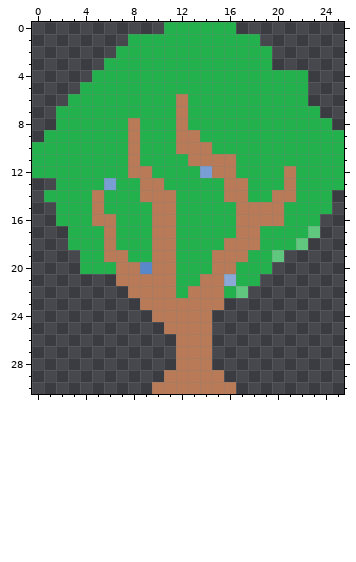
Two states of a pixel-art sprite, assets/img/tree.png. Above is the file before it was changed.
The file is 26x31 pixels. Colours within 5 levels of each other are drawn and written as one.
And afterwards:
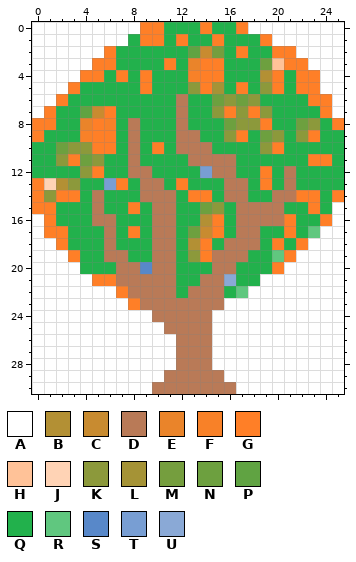
Palette (. is transparent): A #ffffff  B #b39034  C #c88b30  D #b97a57  E #ea842a  F #f88128  G #ff7f27  H #ffc298  J #ffd3b5  K #8c993b  L #a59336  M #759e3e  N #6da03f  P #60a342  Q #22b14c  R #60c77f  S #5888c9  T #789ed3  U #8aa9d6
Change:
There is now colour A in row 0 at x 0 to 8 and 18 to 25; in row 1 at x 0 to 7 and 20 to 25; in row 2 at x 0 to 5 and 22 to 25; in row 3 at x 0 to 4 and 23 to 25; in row 4 at x 0 to 3 and 24 to 25; in row 5 at x 0 to 2 and 24 to 25.
There is now colour A in row 6 at x 0 to 1 and 25; in row 7 at x 0 and 25; in row 15 at x 25; in row 16 at x 0 and 25; in row 17 at x 0 and 24 to 25; in row 18 at x 0 to 1 and 23 to 25.
There is now colour A in row 19 at x 0 to 2 and 22 to 25; in row 20 at x 0 to 3 and 21 to 25; in row 21 at x 0 to 4 and 19 to 25; in row 22 at x 0 to 6 and 18 to 25; in row 23 at x 0 to 7 and 16 to 25; in row 24 at x 0 to 9 and 15 to 25.
There is now colour A in row 25 at x 0 to 10 and 15 to 25; in rows 26 to 28 at x 0 to 11 and 15 to 25; in row 29 at x 0 to 10 and 16 to 25; in row 30 at x 0 to 9 and 17 to 25.
The edit turns colour Q into colour B in row 4 at x 19; in row 13 at x 2; in row 16 at x 14; in row 18 at x 13.
The edit turns colour Q into colour C in row 2 at x 14; in row 7 at x 5; in row 17 at x 14.
The edit turns colour Q into colour E in row 3 at x 13; in row 8 at x 4.
The edit turns colour Q into colour F in row 4 at x 13; in row 8 at x 6; in row 9 at x 4.
There is now colour G in row 0 at x 9 to 10 and 17; in row 1 at x 19; in row 2 at x 6 and 20 to 21; in row 3 at x 5 and 21 to 22; in row 4 at x 4 and 23; in row 5 at x 3 and 23.
There is now colour G in row 6 at x 2 and 23 to 24; in row 7 at x 1 and 24; in row 8 at x 0 to 1 and 25; in row 9 at x 0; in row 13 at x 0; in row 14 at x 0 and 25.
There is now colour G in row 15 at x 0 to 1; in row 16 at x 1 and 24; in row 17 at x 1 to 2; in row 18 at x 2; in row 19 at x 3 and 21; in row 20 at x 20.
There is now colour G in row 21 at x 5 to 6; in row 22 at x 7; in row 23 at x 8.
The edit turns colour Q into colour G in row 0 at x 14; in row 1 at x 9 to 10, 12 and 15; in row 2 at x 17; in row 3 at x 6, 11 and 14 to 15; in row 4 at x 5, 7, 9, 14 to 15, 20 and 22; in row 5 at x 9, 14, 17, 20 and 22.
The edit turns colour Q into colour G in row 7 at x 6, 16 and 18; in row 8 at x 5 and 19; in row 9 at x 5 to 6, 17 and 23; in row 10 at x 5 to 6, 10 and 20; in row 11 at x 3 and 23 to 24; in row 12 at x 5 and 19.
The edit turns colour Q into colour G in row 13 at x 7, 12 and 19; in row 14 at x 2 to 3, 13 to 14 and 22 to 23; in row 15 at x 8 and 23; in row 16 at x 15 and 21; in row 17 at x 8, 15 and 21; in row 18 at x 14 and 20.
The edit turns colour Q into colour G in row 19 at x 14.
The edit turns colour R into colour G in row 18 at x 22.
There is now colour H in row 3 at x 20.
There is now colour J in row 13 at x 1.
The edit turns colour Q into colour K in row 5 at x 13 and 19; in row 6 at x 16 and 18; in row 7 at x 15, 17 and 19; in row 8 at x 17 to 18 and 23; in row 9 at x 16, 20 and 22; in row 10 at x 3 to 4 and 19.
The edit turns colour Q into colour K in row 11 at x 2 and 5; in row 12 at x 4; in row 13 at x 3; in row 14 at x 1; in row 15 at x 15; in row 19 at x 13.
The edit turns colour Q into colour L in row 5 at x 15.
The edit turns colour Q into colour M in row 2 at x 15.
The edit turns colour Q into colour N in row 3 at x 19; in row 6 at x 15 and 17; in row 8 at x 16 and 22; in row 9 at x 19; in row 10 at x 2; in row 11 at x 4.
The edit turns colour Q into colour N in row 15 at x 14; in row 17 at x 13.
The edit turns colour Q into colour P in row 2 at x 13; in row 7 at x 4.
